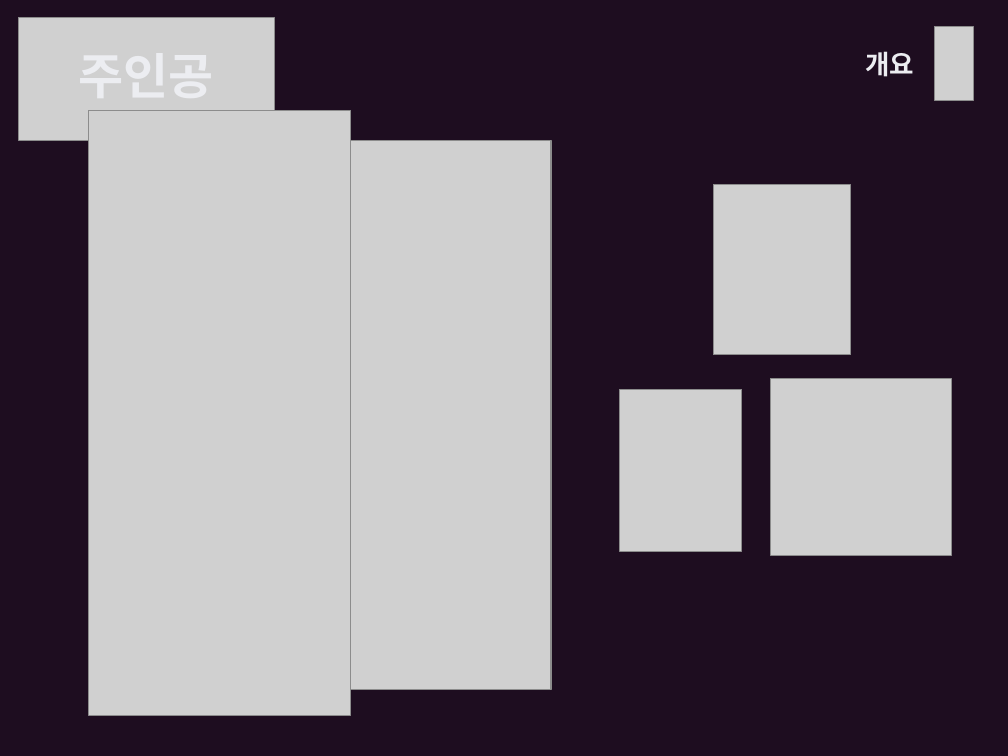
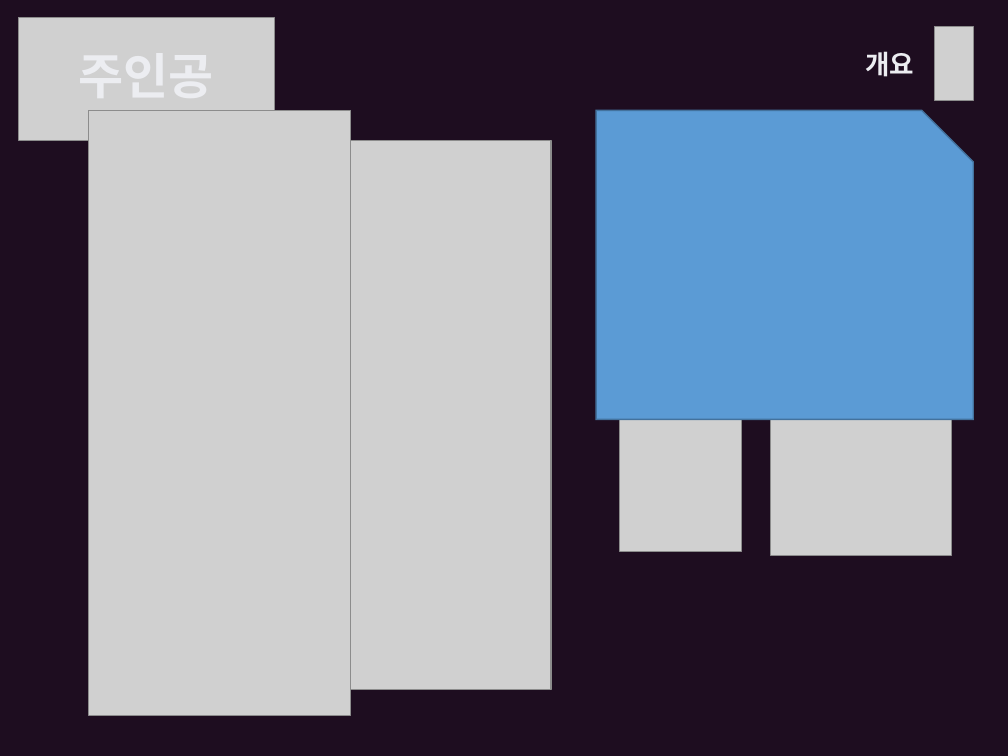
Before and after one commit to ysooj/Gihoek, a slide deck: slide 11 of reference_copying.pptx. Drawn at 1008x756 pixels with LibreOffice and Linux fonts; fonts in the diff are those of the drawing; grey boxes stand for pictures. Boxes give left, top, right and bottom in pixels: in the first picture for what was removed or moved away, otherwise in the second. Text is boxed around its words. In the diff, an @@ line names an element or a change of style, - is before the commit and + after.

```diff
--- a/reference_copying.pptx
+++ b/reference_copying.pptx
@@ snip rect added at <box>596,110,973,419</box>, fill #5B9BD5, outline #43739E 1 pt @@
@@ picture removed at <box>713,184,850,355</box> @@
```
Also in this commit, not shown: 1 other slide changed, 7 slides added, 36 other files.
